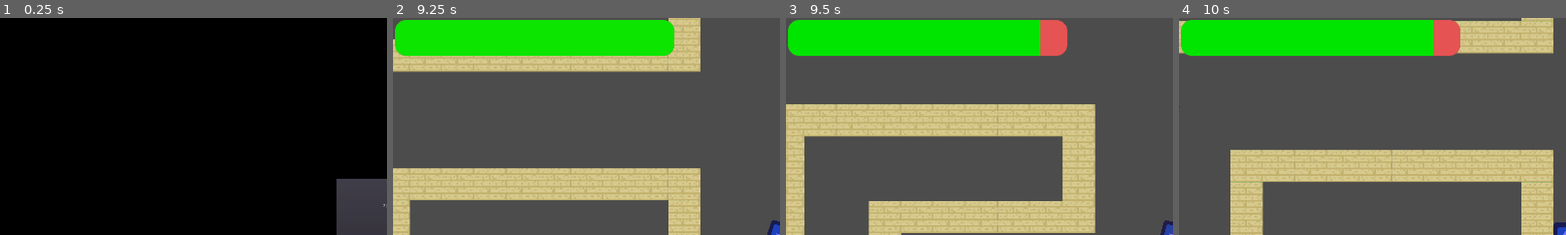
Above: before the commit, frames 1-4 (left to right).
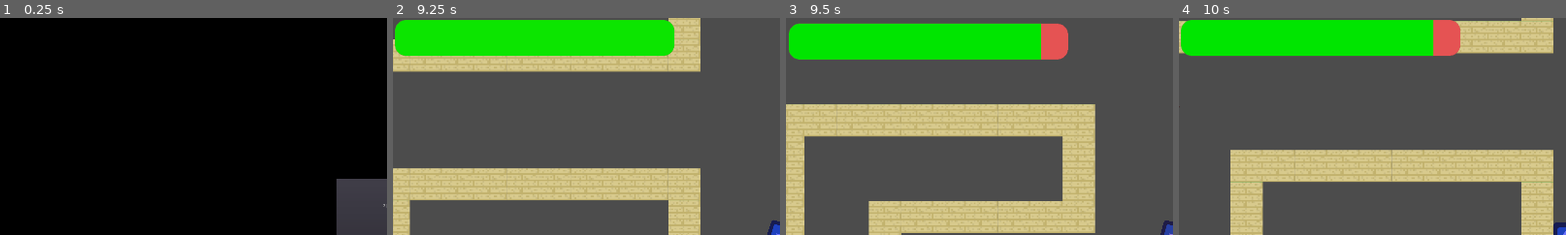
Above: after the commit, the same moments.

Repository: hamzasclone2/untitled-pokemon-game
Game: Godot game, scene res://Game/UI/Screens/MainMenu.tscn
Same seed, same stepped clock (60 frames per second), same inputs: the game is played once before the commit and once after it. The engine's default icon, where the game draws it, is replaced by a stand-in: a white triangle on a blue panel in a dark square.
Inputs (mouse positions are % of the whole screen's width and height, from its top left):
- Up to frame 1 (0.25 s): no input
- Up to frame 2 (9.25 s): click "Play" at 0.5 s; tap Enter (ui_accept) at 1.25, 1.52, 2.27, 3.77, 4.52, 5.27, 6.77, 7.52, 8.27 s; move the mouse to (45, 70) at 1.27 s; hold W (up) 1.28-2.78 s; click (45, 70) at 1.35 s; tap Space every 0.75 s from 2 to 4.25 s; move the mouse to (80, 65) at 2.02 s; tap Mouse wheel down (scrollWheelDown) at 2.1 s; move the mouse to (20, 35) at 2.77 s; hold A (left) 2.78-4.28 s; tap Mouse wheel up (scrollWheelUp) at 2.85 s; move the mouse to (55, 50) at 3.52 s; tap Shift (secondary) at 3.6 s; move the mouse to (35, 25) at 4.27 s; hold S (down) 4.28-5.03 s; tap 1 (slot 1) at 4.35 s; move the mouse to (72, 45) at 5.02 s; hold D (right) 5.03-5.78 s; tap 2 (slot 2) at 5.1 s; move the mouse to (30, 55) at 5.77 s; hold W (up) 5.78-6.53 s; tap 3 (slot 3) at 5.85 s; move the mouse to (60, 28) at 6.52 s; hold D (right) 6.53-8.78 s; tap 4 (slot 4) at 6.6 s; move the mouse to (45, 70) at 7.27 s; tap Y at 7.35 s; move the mouse to (80, 65) at 8.02 s; tap N at 8.1 s; move the mouse to (20, 35) at 8.77 s; hold S (down) from 8.78 s (still down); click (20, 35) at 8.85 s
- Up to frame 3 (9.5 s): keep holding S (down)
- Up to frame 4 (10 s): move the mouse to (55, 50) at 9.52 s; release S (down) at 9.53 s; hold A (left) from 9.53 s (still down); tap Mouse wheel down (scrollWheelDown) at 9.6 s; tap Enter (ui_accept) at 9.77 s
The pictures show only the part of the screen within x 0-50%, y 0-50%; the shares and areas given below are measured in that part.

Frames 1-2 are identical in both runs. In frame 3, 2.7% of the frame differs, in the area x 0-73%, y 0-20%; in frame 4, nothing differs.

Commit message:
added healthbar shake

Diff:
--- a/Game/Player/Player.gd
+++ b/Game/Player/Player.gd
@@ -125,6 +125,7 @@
 func takeDamage(damage):
 	PlayerAttributes.health -= damage
 	healthBar._on_health_updated(PlayerAttributes.health)
+	healthBar.start()
 	if(PlayerAttributes.health <= 0):
 		queue_free()
 
--- a/Game/UI/HealthBar.gd
+++ b/Game/UI/HealthBar.gd
@@ -4,6 +4,8 @@
 onready var health_under = $HealthUnder
 onready var update_tween = $UpdateTween
 onready var pulse_tween = $PulseTween
+onready var shake_tween = $ShakeTween
+onready var freq = $Frequency
 
 export (Color) var healthy_color = Color.green
 export (Color) var caution_color = Color.yellow
@@ -12,6 +14,8 @@
 export (float, 0, 1, 0.05) var caution_zone = 0.5
 export (float, 0, 1, 0.05) var danger_zone = 0.2
 export (bool) var willPulse = false
+
+var amplitude = 0
 
 func _ready():
 	if(get_parent().is_in_group("enemy")):
@@ -42,5 +46,35 @@
 		health_over.tint_progress = caution_color
 	else:
 		health_over.tint_progress = healthy_color
+
 func _on_max_health_updated(max_health):
 	health_over.max_value = max_health
+
+func start(duration = 0.2, frequency = 15, amplitude = 16):
+	self.amplitude = amplitude
+
+	$Duration.wait_time = duration
+	$Frequency.wait_time = 1 /  float(frequency)
+	$Duration.start()
+	$Frequency.start()
+
+	_new_shake()
+
+func _new_shake():
+	var rand = Vector2()
+	rand.x = rand_range(-amplitude, amplitude)
+	rand.y = rand_range(-amplitude, amplitude)
+	shake_tween.interpolate_property(self, "rect_position", self.rect_position, rand, freq.wait_time, Tween.TRANS_SINE, Tween.EASE_IN_OUT)
+	shake_tween.start()
+
+func _reset():
+	shake_tween.interpolate_property(self, "rect_position", self.rect_position, Vector2(), freq.wait_time, Tween.TRANS_SINE, Tween.EASE_IN_OUT)
+	shake_tween.start()
+
+func _on_Frequency_timeout():
+	_new_shake()
+
+
+func _on_Duration_timeout():
+	_reset()
+	freq.stop()
--- a/Game/UI/HealthBar.tscn
+++ b/Game/UI/HealthBar.tscn
@@ -33,6 +33,16 @@
 
 [node name="UpdateTween" type="Tween" parent="."]
 
+[node name="ShakeTween" type="Tween" parent="."]
+
 [node name="PulseTween" type="Tween" parent="."]
 repeat = true
 playback/repeat = true
+
+[node name="Frequency" type="Timer" parent="."]
+
+[node name="Duration" type="Timer" parent="."]
+one_shot = true
+
+[connection signal="timeout" from="Frequency" to="." method="_on_Frequency_timeout"]
+[connection signal="timeout" from="Duration" to="." method="_on_Duration_timeout"]
